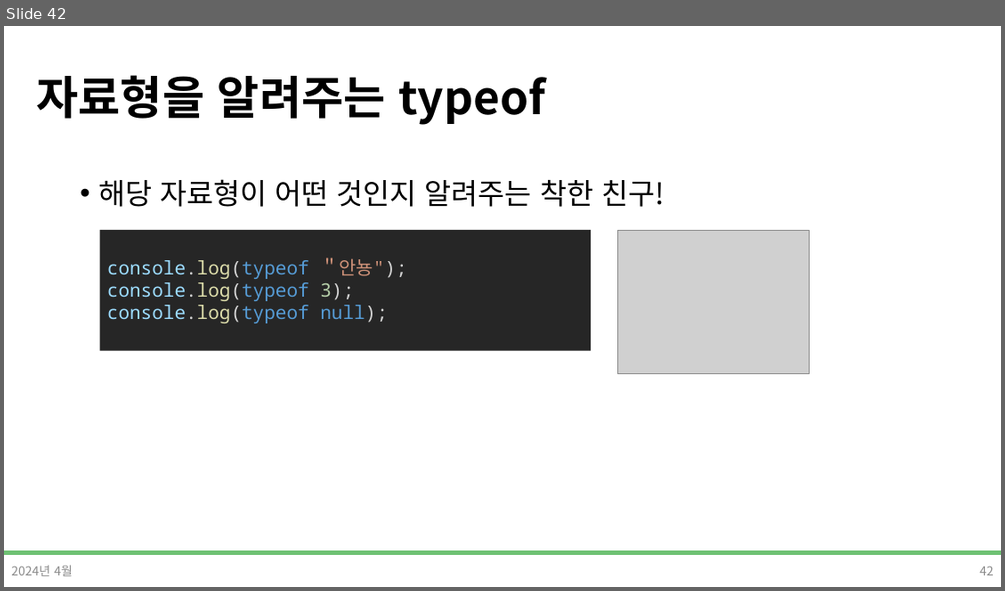
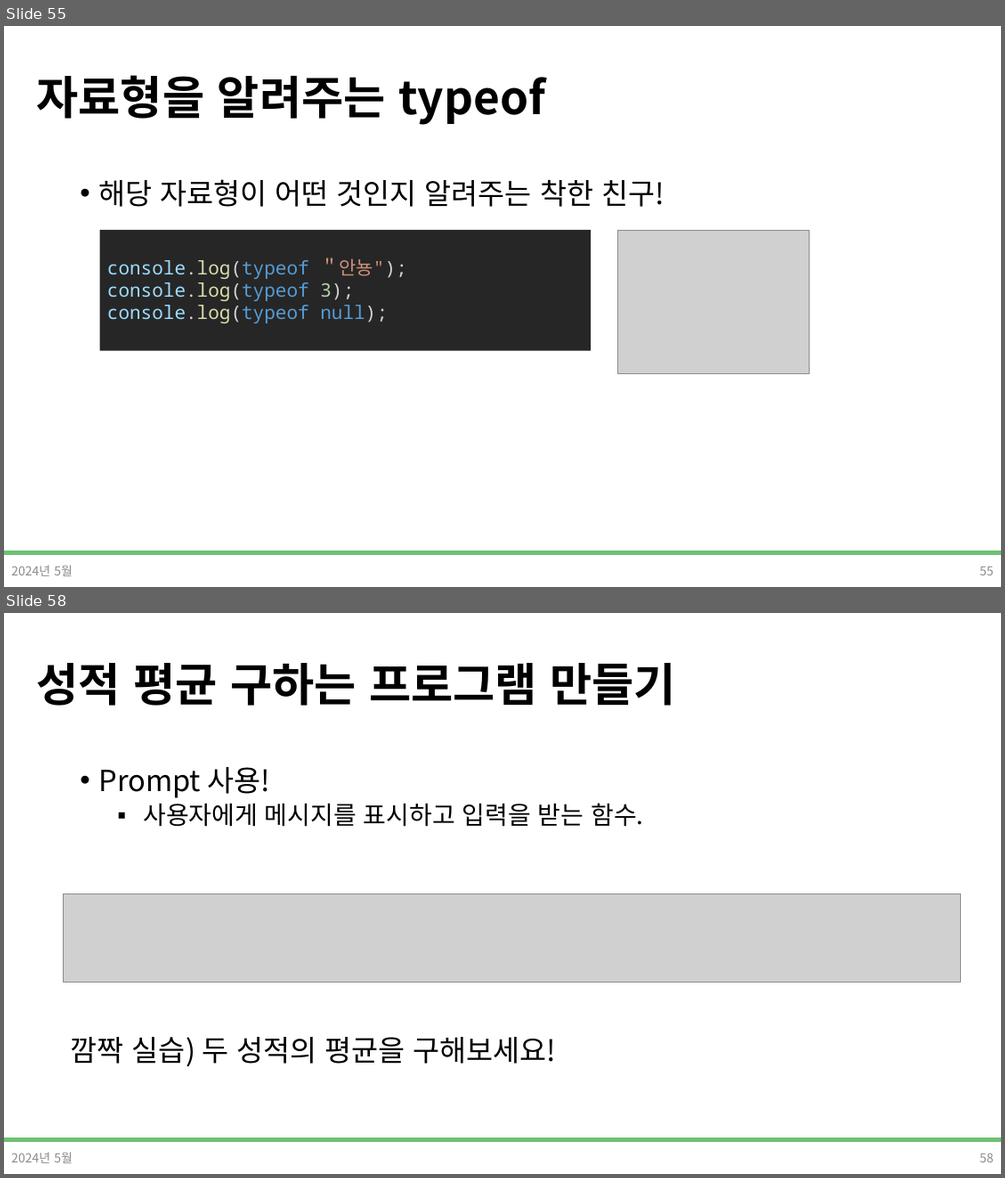
Before and after one commit to DevDamon0527/SeSAC_Yeongdeungpo_Campus_6th, a slide deck: material/[SeSAC_YDP_6] 04-1_Javascript.pptx. Shown one above the other, each under a label of ours: slide 42 before the commit, slides 55 and 58 after it; the slides between them are not shown. The pictures are 1005x591 and 1005x1178 pixels, drawn with LibreOffice and Linux fonts; fonts in the diff are those of the drawing; grey boxes stand for pictures; background and template pictures are left out. Boxes give left, top, right and bottom in pixels: in the first picture for what was removed or moved away, otherwise in the second. Text is boxed around its words. In the diff, an @@ line names an element or a change of style, - is before the commit and + after.

```diff
--- a/material/[SeSAC_YDP_6] 04-1_Javascript.pptx
+++ b/material/[SeSAC_YDP_6] 04-1_Javascript.pptx
@@ slide 58 added at box(4, 613, 1001, 1174), background #FFFFFF; not listed: 1 template element that a slide beside it also shows @@
@@ title added at box(36, 663, 676, 706), 44 pt, text #000000, bold @@
+성적 평균 구하는 프로그램 만들기
@@ text added at box(98, 767, 643, 827), 24 pt, text #000000 @@
+• Prompt 사용!
+  ▪ 사용자에게 메시지를 표시하고 입력을 받는 함수.
@@ picture added at box(63, 893, 961, 981) @@
@@ text added at box(71, 1037, 557, 1066), 28 pt, text #000000 @@
+깜짝 실습) 두 성적의 평균을 구해보세요!
@@ text added at box(11, 1151, 73, 1163), 12 pt, text #8C8C8C @@
+2024년 5월
@@ page number added at box(979, 1152, 994, 1162), 12 pt, text #8C8C8C @@
+58
@@ what was slide 42 is now slide 55 @@
@@ slide 55 changed as well @@
@@ text at box(11, 564, 73, 576): text changed @@
-2024년 4월
+2024년 5월
@@ page number at box(979, 566, 994, 575): text changed @@
-42
+55
```
Also in this commit, not shown: 89 other slides changed, 15 other slides added, 3 slides removed, 16 other files.
